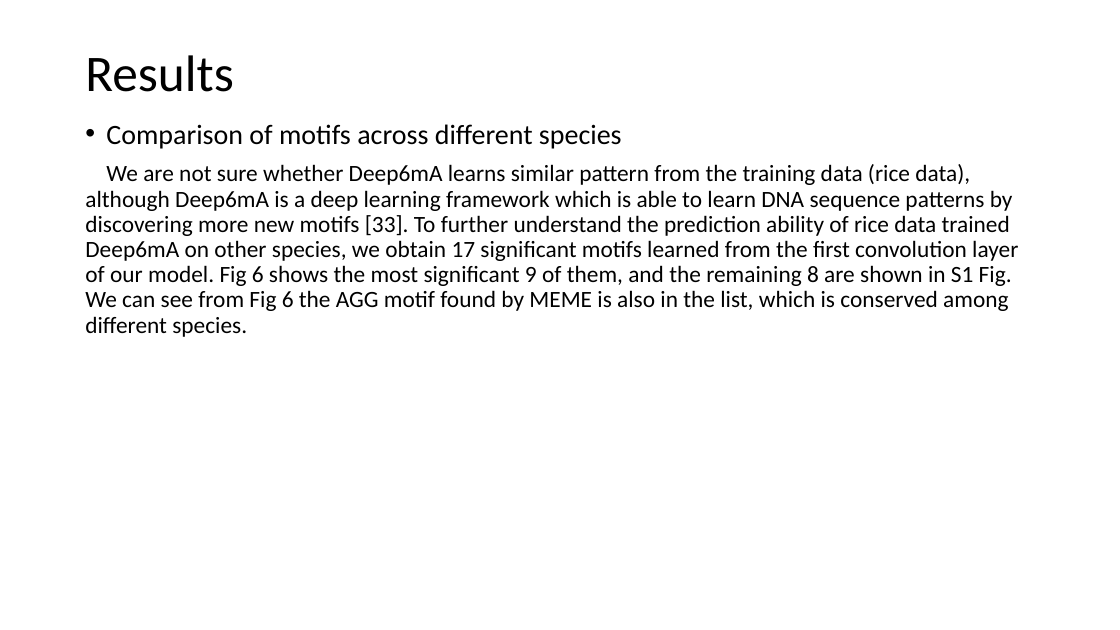
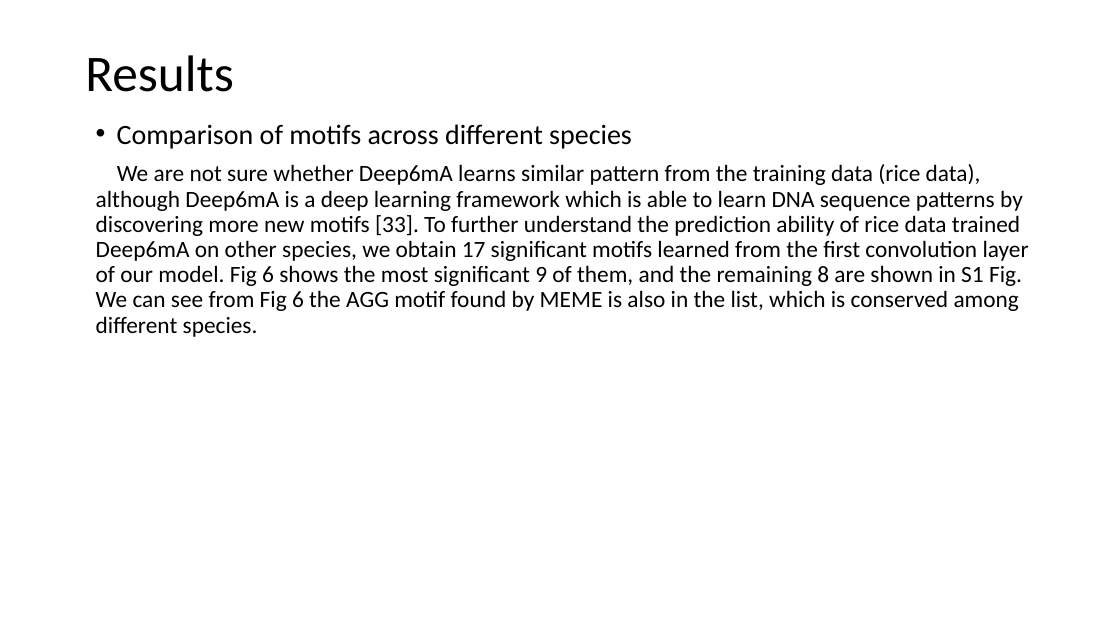
Before and after one commit to YanChengHuang/paper_implement, a slide deck: slide 29 of Deep6mA/Presentation/deep6mA.pptx. Drawn at 1120x630 pixels with LibreOffice and Linux fonts; fonts in the diff are those of the drawing. Boxes give left, top, right and bottom in pixels: in the first picture for what was removed or moved away, otherwise in the second. Text is boxed around its words. In the diff, an @@ line names an element or a change of style, - is before the commit and + after.

Commit message:
add  ppt

```diff
--- a/Deep6mA/Presentation/deep6mA.pptx
+++ b/Deep6mA/Presentation/deep6mA.pptx
@@ text "Comparison of motifs across different ...": place and size @@
-text "Comparison of motifs across different ..." at box(85, 124, 1018, 337)
+text "Comparison of motifs across different ..." at box(96, 124, 1029, 337)
```
Also in this commit, not shown: 2 other slides changed, 1 slide added, 1 other file.
